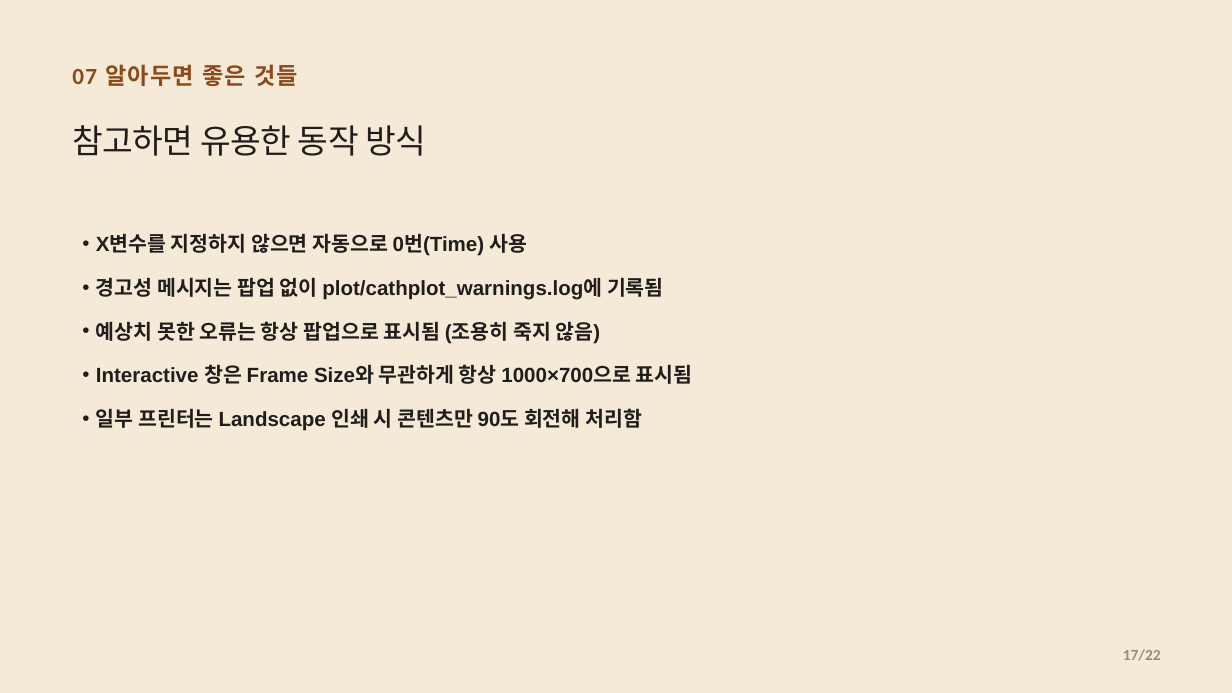
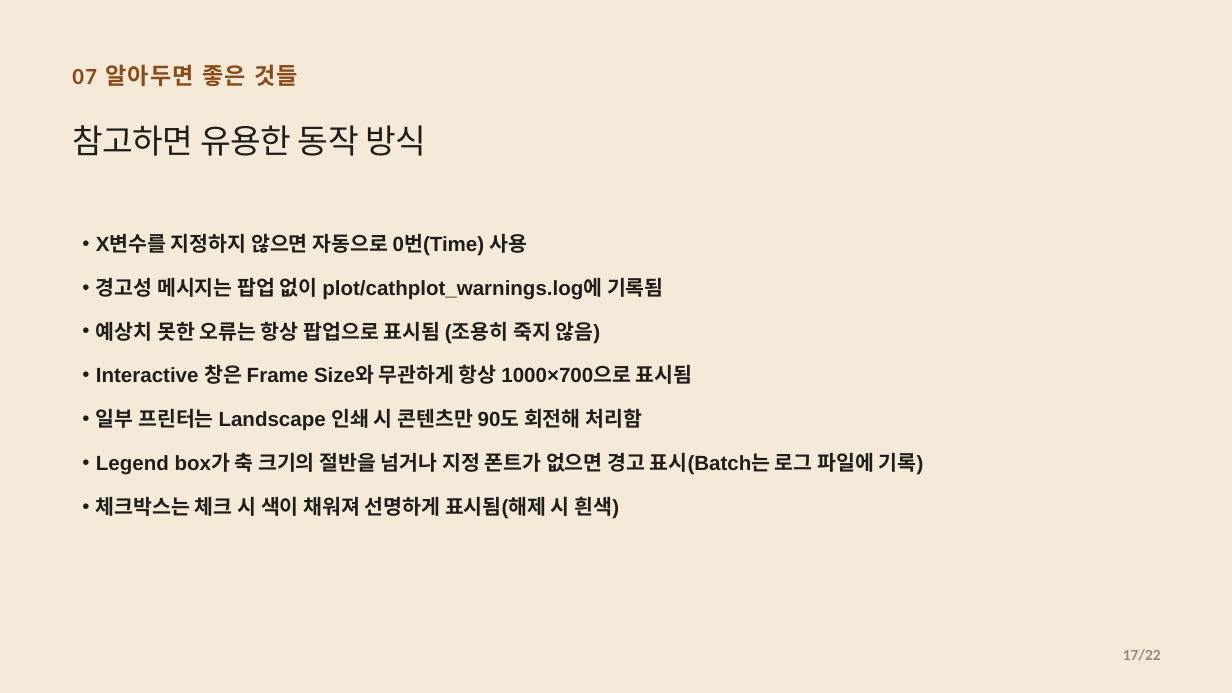
Before and after one commit to CWKIM113/CathPlot_Pub, a slide deck: slide 17 of CathPlot_발표.pptx. Drawn at 1232x693 pixels with LibreOffice and Linux fonts; fonts in the diff are those of the drawing. Boxes give left, top, right and bottom in pixels: in the first picture for what was removed or moved away, otherwise in the second. Text is boxed around its words. In the diff, an @@ line names an element or a change of style, - is before the commit and + after.

```diff
--- a/CathPlot_발표.pptx
+++ b/CathPlot_발표.pptx
@@ text at (x1=96, y1=452, x2=924, y2=519): paragraphs added @@
+• Legend box가 축 크기의 절반을 넘거나 지정 폰트가 없으면 경고 표시(Batch는 로그 파일에 기록)
+• 체크박스는 체크 시 색이 채워져 선명하게 표시됨(해제 시 흰색)
```
Also in this commit, not shown: 1 other file.
